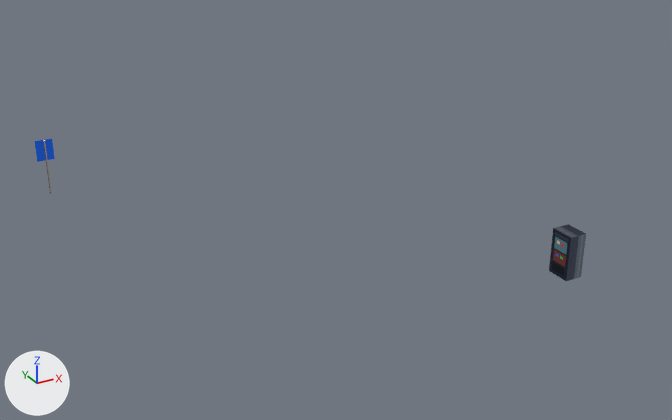
What one commit did to the glTF model art/kits/turnout_lot/glb/lot_props.glb.
The view is the same before and after, from a camera (50 mm lens) standing at (-6.6, -55.0, 16.9) and looking at (11.0, -23.0, 0.9). The axes (+X, +Y, +Z) are drawn at lower left. The lights are the same throughout. The first picture is the older version. Vertices at exactly the same position are counted once.

In view in the first picture: 'Sign', 'Vending'.
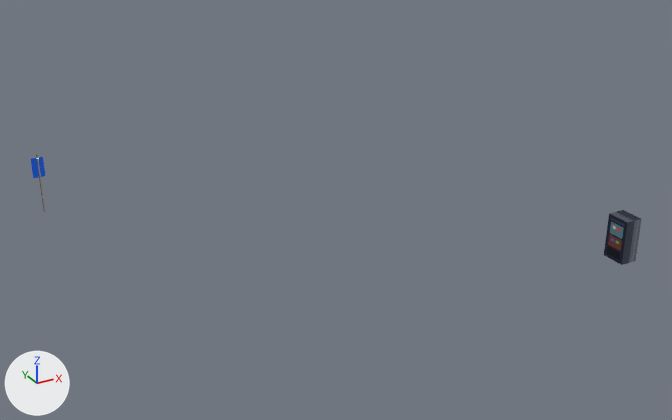
Pixel boxes [x1, y1, x2, y2] of what changed, in the pictures (672 x 420 px; the box of a moved part takes in the faces that stretch with it):
'Vending', moved: before [549, 224, 586, 281]; after [604, 210, 641, 265]
'Sign', reshaped (24% narrower): before [35, 139, 55, 194]; after [31, 155, 46, 212]
part 2 of me_lot_sign, moved or reshaped: before [43, 139, 52, 194]; after [36, 155, 46, 212]
part 3 of me_lot_sign, moved or reshaped: before [35, 139, 55, 162]; after [31, 157, 45, 178]

The change, as a diff of the scene's bpy script:
```diff
--- a/art/kits/turnout_lot/glb/lot_props.glb.py
+++ b/art/kits/turnout_lot/glb/lot_props.glb.py
@@ me_lot_vending @@
 # used by ob_vending; location = (0.0, 0.0, 0.0)
-me_lot_vending.from_pydata(...)  # 12 vertices, 10 faces; spans x 16.41..17.16, y -31.5..-30.5, z 0.0..1.85
+me_lot_vending.from_pydata(...)  # 12 vertices, 10 faces; spans x 19.28..20.03, y -31.5..-30.5, z 0.0..1.85
+# me_lot_vending part 1: the whole mesh is moved by (2.87, 0.0, 0.0)
 me_lot_vending.materials.append(mat_lot_vending_body)
@@ me_lot_sign @@
 # used by ob_sign; location = (0.0, 0.0, 0.0)
-me_lot_sign.from_pydata(...)  # 33 vertices, 44 faces; spans x 0.76..1.54, y -13.14..-12.9, z 0.0..2.7
+me_lot_sign.from_pydata(...)  # 33 vertices, 44 faces; spans x 0.14..0.66, y -15.14..-14.9, z 0.0..2.7
+# me_lot_sign part 2: the loose piece of 13 vertices spanning x 1.11..1.2, y -13.14..-13.06, z 0.0..2.7 is moved by (-0.75, -2.0, 0.0)
+# me_lot_sign part 3: the loose piece of 8 vertices spanning x 0.76..1.54, y -12.98..-12.9, z 1.62..2.6 is scaled about its middle by (0.667, 1, 0.918), then moved by (-0.75, -2.0, -0.04)
+# other edits to the shape of me_lot_sign do not show in these pictures
 me_lot_sign.materials.append(mat_lot_metal)
```
